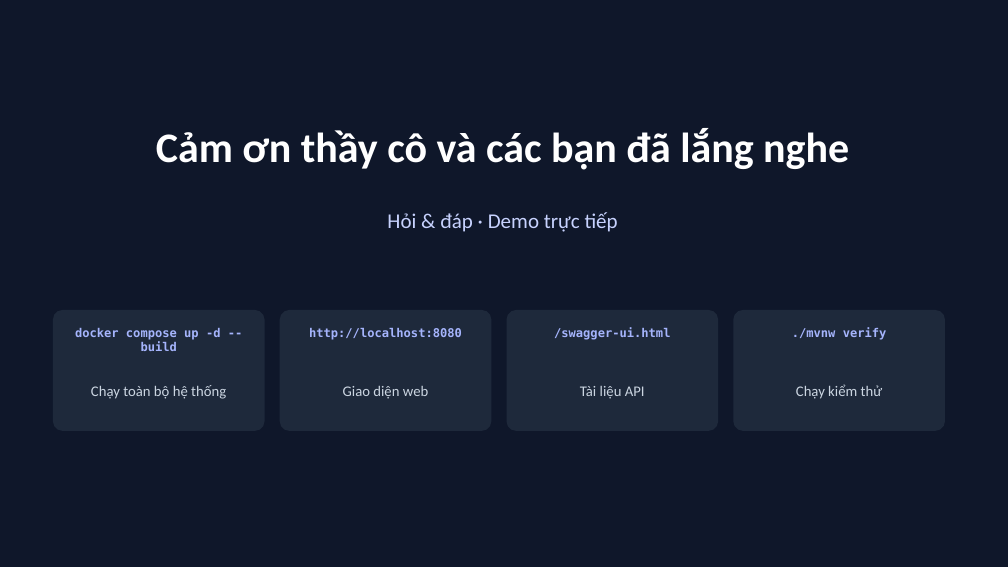
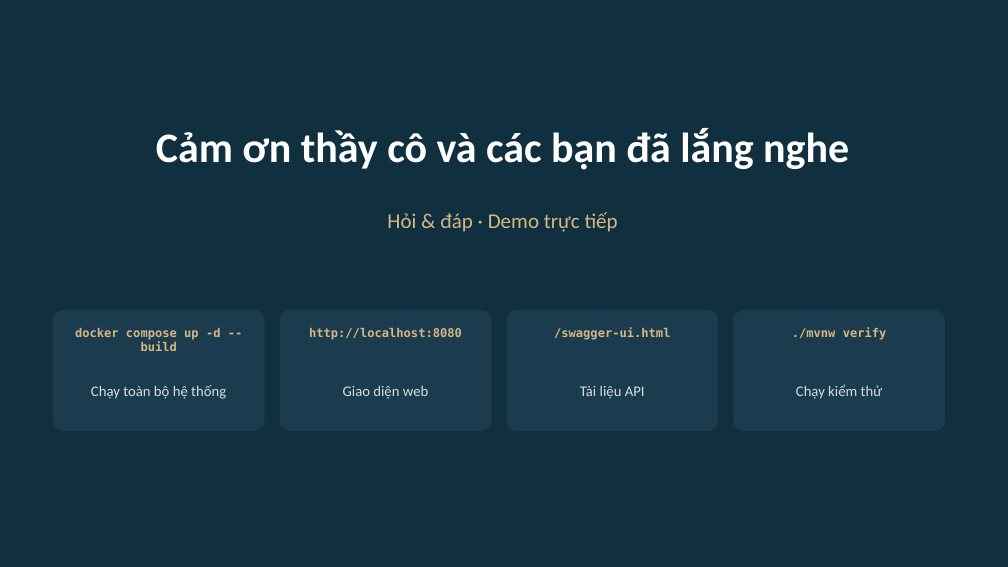
Before and after one commit to LeNhatHuyHyDrex/cloud-file-storage, a slide deck: slide 17 of docs/report/Slide_NimbusDrive.pptx. Drawn at 1008x567 pixels with LibreOffice and Linux fonts; fonts in the diff are those of the drawing. Boxes give left, top, right and bottom in pixels: in the first picture for what was removed or moved away, otherwise in the second. Text is boxed around its words. In the diff, an @@ line names an element or a change of style, - is before the commit and + after.

```diff
--- a/docs/report/Slide_NimbusDrive.pptx
+++ b/docs/report/Slide_NimbusDrive.pptx
@@ background #0F172A to #10303F @@
@@ text "Hỏi & đáp · Demo ..." at (387, 212, 618, 232): text colour #C7D2FE to #D6B784 @@
@@ fill #1E293B to #1A3C4E in 4 elements at (53, 310, 265, 431), (280, 310, 492, 431), (507, 310, 718, 431), (734, 310, 945, 431) @@
@@ text colour #A5B4FC to #D6B784 in 4 elements at (75, 328, 221, 351), (309, 328, 462, 340), (554, 327, 670, 340), (792, 327, 887, 340) @@
@@ text colour #CBD5E1 to #D5DDE1 in 4 elements at (91, 385, 226, 399), (343, 386, 428, 399), (580, 386, 645, 399), (796, 384, 882, 399) @@
```
Also in this commit, not shown: 16 other slides changed, 33 other files.
